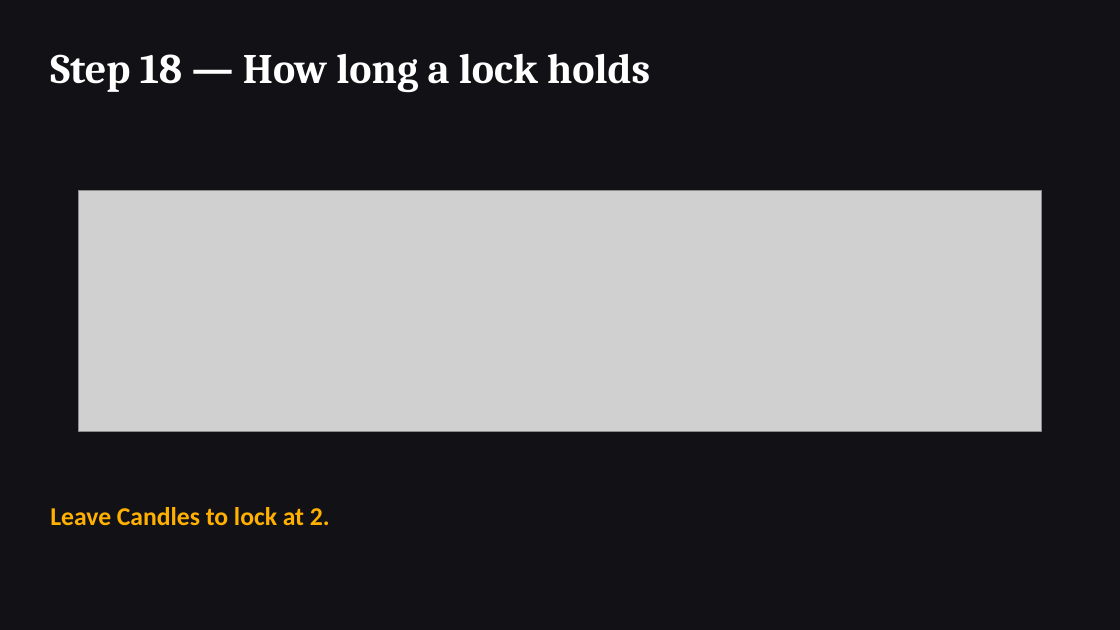
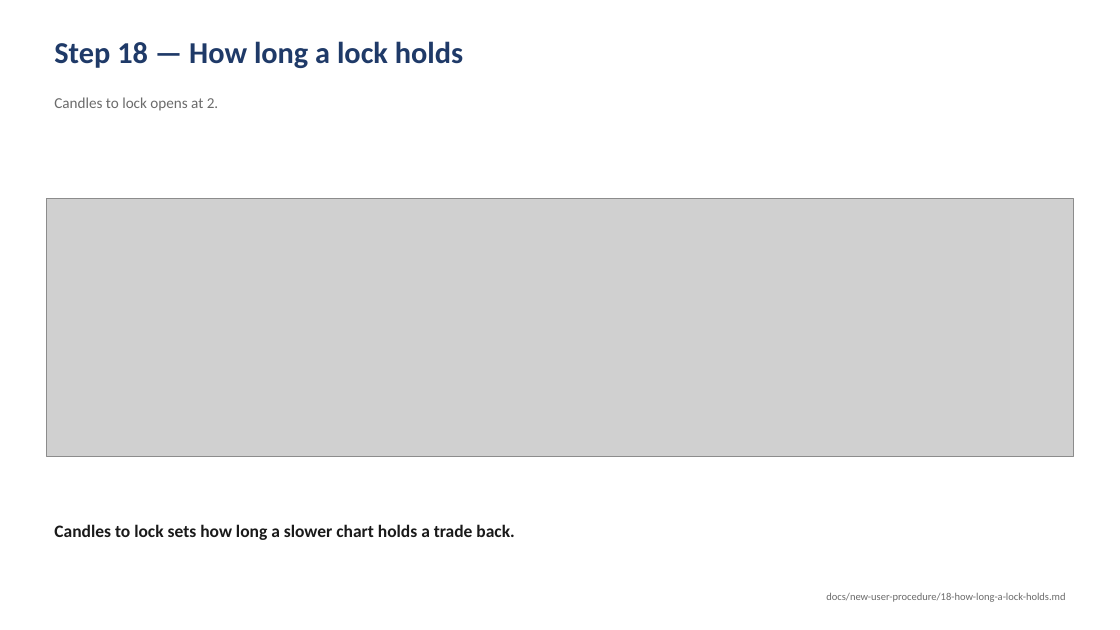
Before and after one commit to Acervator-LLC/ACERVATOR, a slide deck: slide 18 of docs/new-user-procedure/New-User-Procedure.pptx. Drawn at 1120x630 pixels with LibreOffice and Linux fonts; fonts in the diff are those of the drawing; grey boxes stand for pictures. Boxes give left, top, right and bottom in pixels: in the first picture for what was removed or moved away, otherwise in the second. Text is boxed around its words. In the diff, an @@ line names an element or a change of style, - is before the commit and + after.

```diff
--- a/docs/new-user-procedure/New-User-Procedure.pptx
+++ b/docs/new-user-procedure/New-User-Procedure.pptx
@@ background #121216 to #FFFFFF @@
@@ text "Step 18 — How long ...": place and size @@
-text "Step 18 — How long ..." at [50,53,650,93]
+text "Step 18 — How long ..." at [54,41,463,68]
@@ text "Step 18 — How long ..." at [54,41,463,68]: size 36 to 26 pt, font Cambria to Calibri, text colour #FFFFFF to #1F3A68; less space between paragraphs @@
@@ text at [54,97,219,111]: text changed; size 22 to 13 pt; text colour #FFB000 to #6B6B6B; bold off @@
-Leave Candles to lock at 2.
+Candles to lock opens at 2.
@@ picture: place and size @@
-picture at [79,190,1042,432]
+picture at [46,199,1074,457]
@@ text added at [54,524,514,540], 15 pt, text #1A1A1A, bold @@
+Candles to lock sets how long a slower chart holds a trade back.
@@ text added at [826,593,1065,602], 9 pt, text #6B6B6B @@
+docs/new-user-procedure/18-how-long-a-lock-holds.md
```
Also in this commit, not shown: 26 other slides changed, 2 other files.
